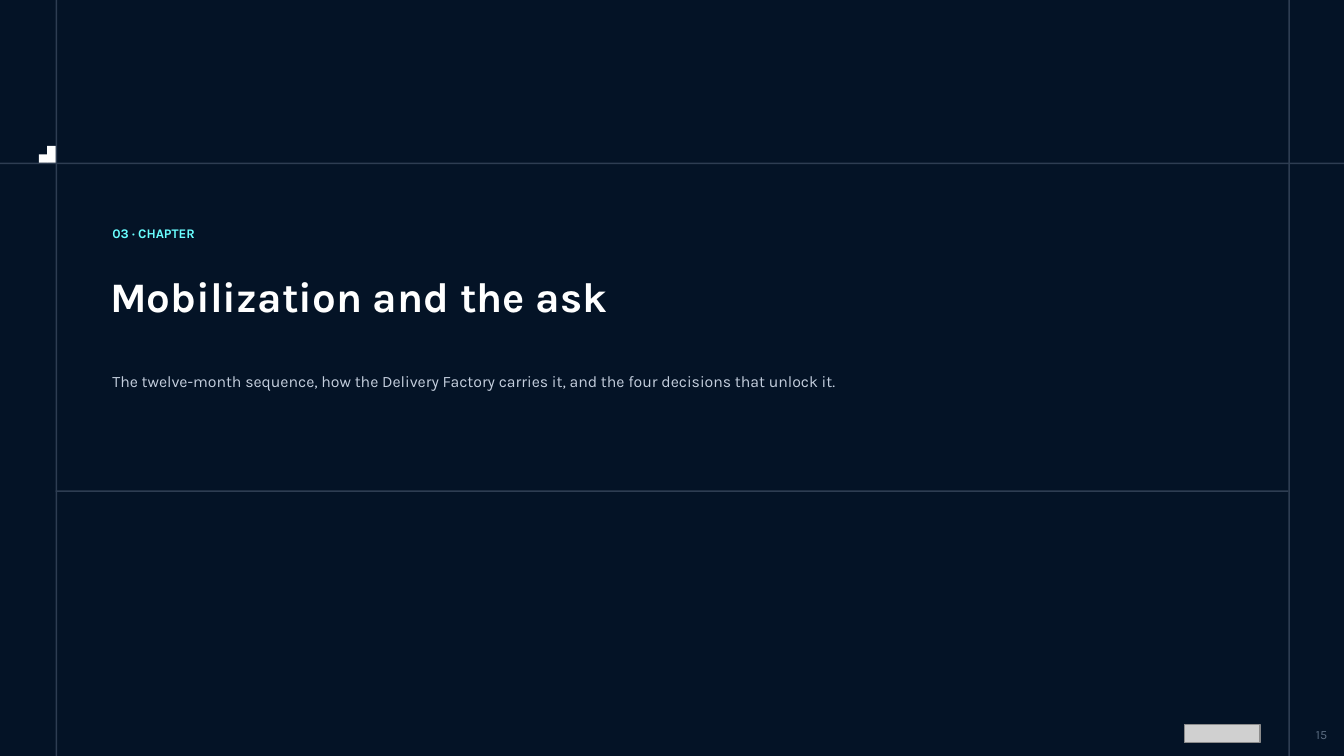
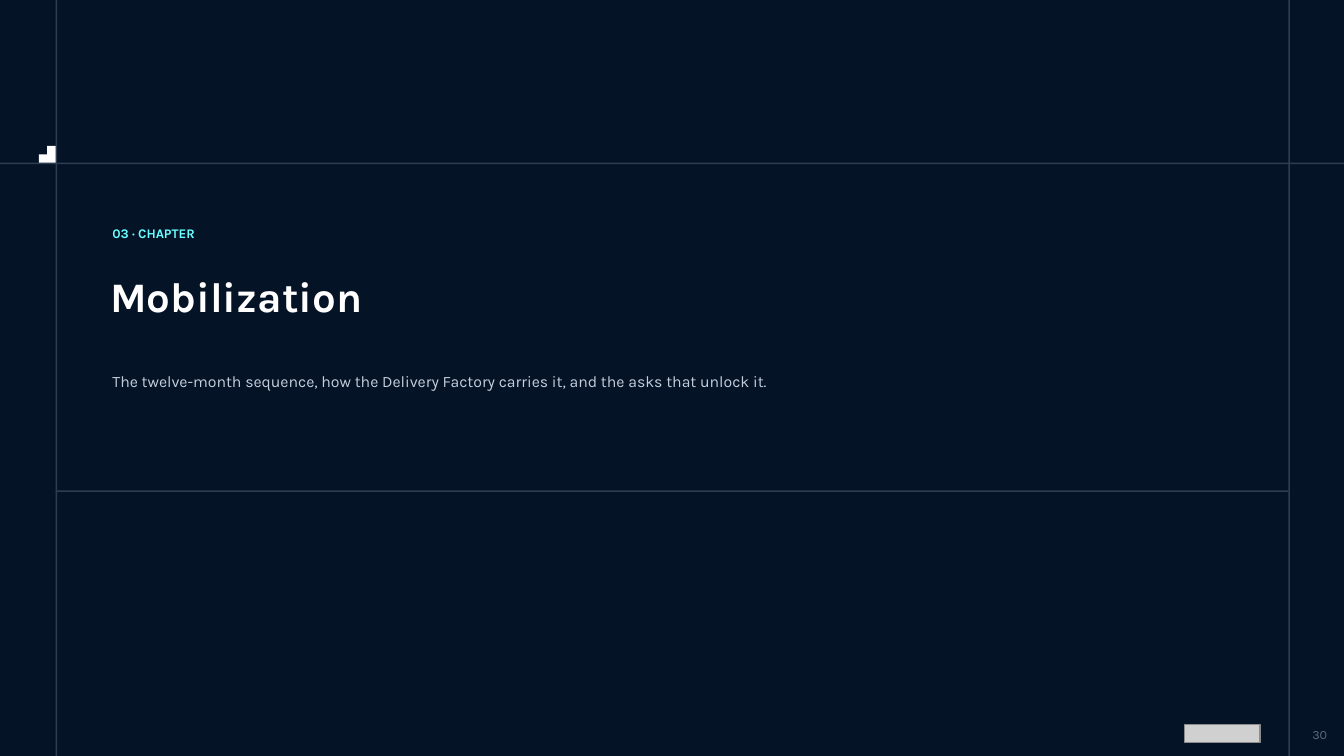
Before and after one commit to shyammohan160489-sys/value-consulting-agents, a slide deck: slide 30 of Engagement/Internal/product-factory/Product_Factory_Execution_Plan_Exhibit.pptx (slide 15 before the commit). Drawn at 1344x756 pixels with LibreOffice and Linux fonts; fonts in the diff are those of the drawing; grey boxes stand for pictures. Boxes give left, top, right and bottom in pixels: in the first picture for what was removed or moved away, otherwise in the second. Text is boxed around its words. In the diff, an @@ line names an element or a change of style, - is before the commit and + after.

```diff
--- a/Engagement/Internal/product-factory/Product_Factory_Execution_Plan_Exhibit.pptx
+++ b/Engagement/Internal/product-factory/Product_Factory_Execution_Plan_Exhibit.pptx
@@ text at [110,282,362,313]: text changed @@
-Mobilization and the ask
+Mobilization
@@ text at [112,376,766,391]: text changed @@
-The twelve-month sequence, how the Delivery Factory carries it, and the four decisions that unlock it.
+The twelve-month sequence, how the Delivery Factory carries it, and the asks that unlock it.
@@ page number at [1312,731,1327,739]: text changed @@
-15
+30
```
Also in this commit, not shown: 18 other slides changed, 22 slides added, 1 slide removed, 2 other files.
